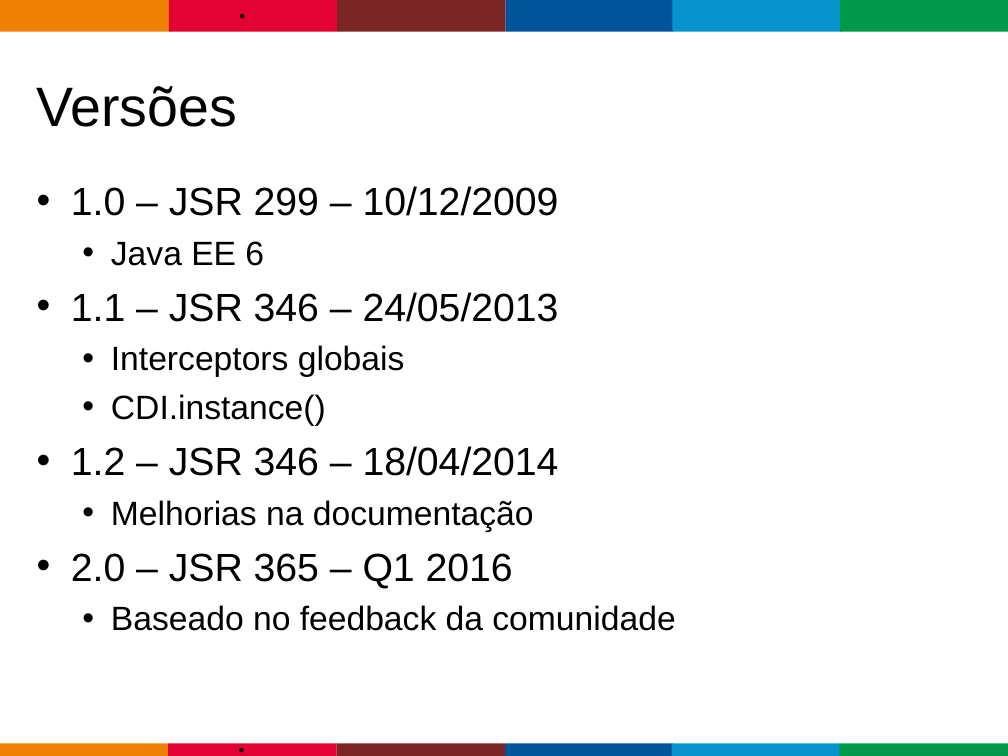
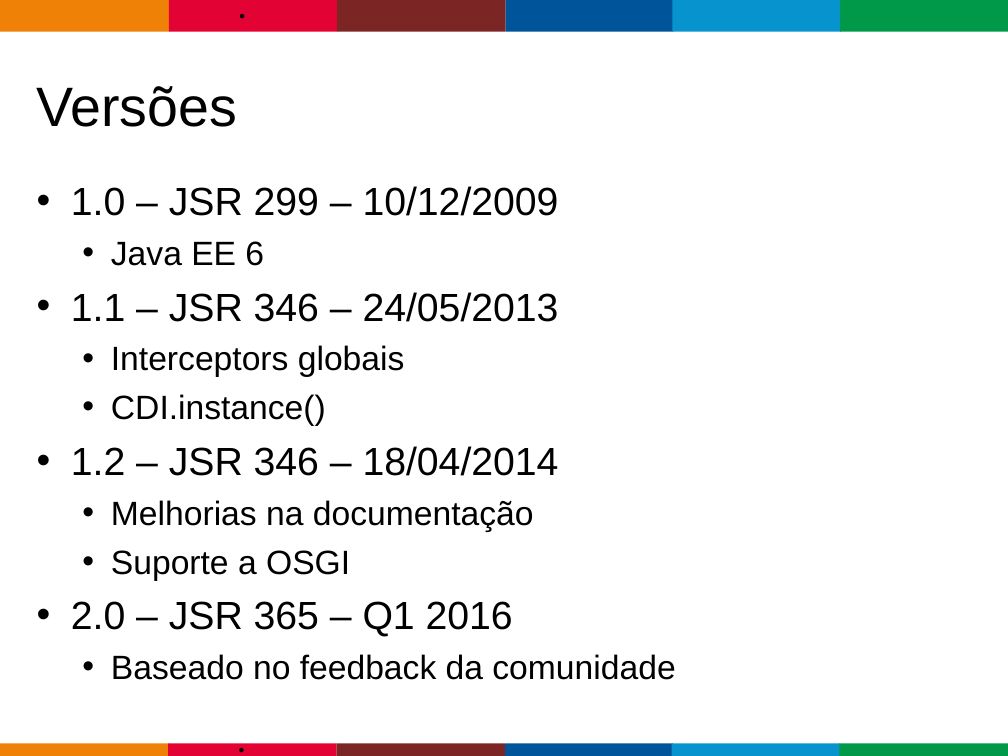
Before and after one commit to gastaldi/talks, a slide deck: slide 7 of CDI/TDC2015/TDC_2015-CDI-2.0.odp (slide 5 before the commit). Drawn at 1008x756 pixels with LibreOffice and Linux fonts; fonts in the diff are those of the drawing; background and template pictures are left out. Boxes give left, top, right and bottom in pixels: in the first picture for what was removed or moved away, otherwise in the second. Text is boxed around its words. In the diff, an @@ line names an element or a change of style, - is before the commit and + after.

```diff
--- a/CDI/TDC2015/TDC_2015-CDI-2.0.odp
+++ b/CDI/TDC2015/TDC_2015-CDI-2.0.odp
@@ text at box(111, 550, 350, 581): paragraph added @@
+  • Suporte a OSGI
```
Also in this commit, not shown: 1 other slide changed, 7 slides added.
